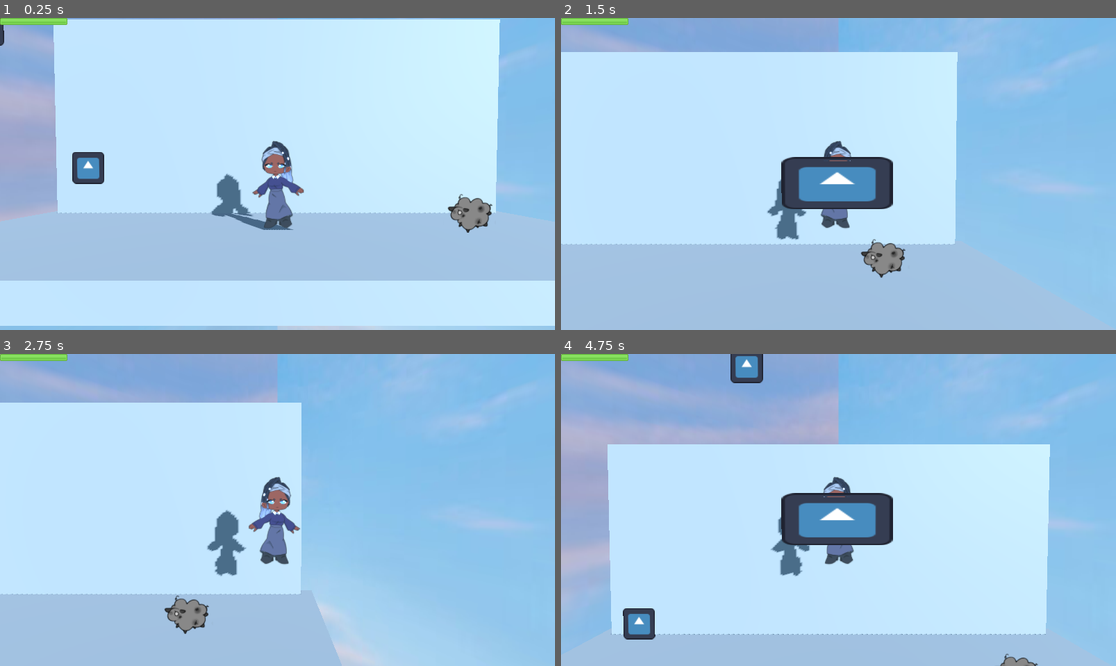
Above: before the commit, frames 1-4 (two rows, left to right).
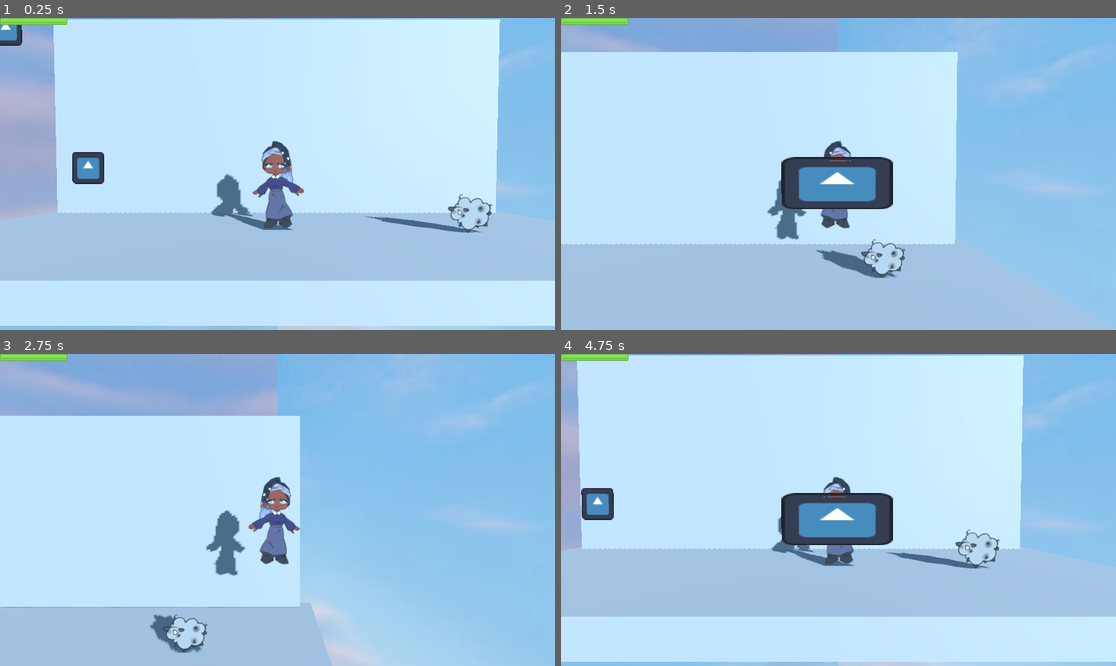
Above: after the commit, the same moments.

Repository: m-tsoi/Dust-Busters
Game: Godot game, scene res://scenes/levels/level.tscn
The game is run twice, just before and just after one commit, with the same random seed, the same clock (stepped at 60 frames per second) and the same inputs. The engine's default icon, where the game draws it, is replaced by a stand-in: a white triangle on a blue panel in a dark square.
Inputs:
- Up to frame 1 (0.25 s): no input
- Up to frame 2 (1.5 s): hold Right (move_right) 0.53-1.28 s; hold Space (jump) 0.53-1.28 s; hold Down (ui_down) from 1.28 s (still down); tap Z (basic_attack) at 1.35 s
- Up to frame 3 (2.75 s): tap Space (jump) at 1.52, 1.55, 1.82 s; release Down (ui_down) at 2.03 s; hold Right (move_right) from 2.03 s (still down); hold Space (jump) from 2.03 s (still down)
- Up to frame 4 (4.75 s): release Right (move_right) at 2.78 s; release Space (jump) at 2.78 s; hold Up (ui_up) 2.78-3.53 s; tap Z (basic_attack) at 2.85, 4.35 s; tap Space (jump) at 3.02, 3.05, 3.32, 4.52, 4.55 s; hold Space (jump) 3.53-4.28 s; hold Left (move_left) from 3.53 s (still down)

The runs differ from the first frame. In frame 1, 1.1% of the frame differs, in the area x 0-89%, y 2-69%; in frame 2, 1.0%; in frame 3, 5.9%; in frame 4, 54%, in the area x 0-100%, y 0-100%.

Commit message:
Add knockback for player, change movement a bit, reduce the size of player's collisionbox

Diff:
--- a/scenes/enemies/enemy.tscn
+++ b/scenes/enemies/enemy.tscn
@@ -4,6 +4,7 @@
 [ext_resource type="Script" path="res://scenes/enemies/enemy.gd" id="1_vbh3x"]
 
 [sub_resource type="BoxShape3D" id="BoxShape3D_c504w"]
+size = Vector3(0.921112, 1, 1)
 
 [node name="Enemy" type="RigidBody3D"]
 collision_layer = 4
@@ -12,6 +13,8 @@
 
 [node name="Sprite3D" type="Sprite3D" parent="."]
 transform = Transform3D(0.2, 0, 0, 0, 0.2, 0, 0, 0, 0.2, 0, 0, 0)
+shaded = true
+alpha_cut = 2
 texture = ExtResource("1_4y3gl")
 
 [node name="CollisionShape3D" type="CollisionShape3D" parent="."]
--- a/scenes/levels/level.tscn
+++ b/scenes/levels/level.tscn
@@ -49,7 +49,7 @@
 transform = Transform3D(1, 0, 0, 0, 1, 0, 0, 0, 1, -15.0611, 3.80907, 0)
 
 [node name="CleanableObject2" parent="Cleanables" instance=ExtResource("4_lkt5i")]
-transform = Transform3D(1, 0, 0, 0, 1, 0, 0, 0, 1, -22.8033, 14.7539, 0)
+transform = Transform3D(1, 0, 0, 0, 1, 0, 0, 0, 1, -21.3744, 14.7539, 0)
 
 [node name="CleanableObject3" parent="Cleanables" instance=ExtResource("4_lkt5i")]
 transform = Transform3D(1, 0, 0, 0, 1, 0, 0, 0, 1, -6.15259, 24.3607, 0)
--- a/scenes/player/player.gd
+++ b/scenes/player/player.gd
@@ -13,6 +13,7 @@
 var enemies_touching: int = 0
 var invulnerable: bool = false
 var is_facing_left: bool = true
+var knockback: Vector3
 
 func _process(delta):
 	# Basic attack
@@ -64,6 +65,14 @@
 	invulnerable = false
 
 func _on_hurtbox_area_shape_entered(area_rid, area, area_shape_index, local_shape_index):
+	var raw_knockback = self.global_position.direction_to(area.global_position) * 20
+	if raw_knockback.x > 0:
+		print("Knockback to the left")
+		knockback = Vector3(-45, 5, 0)
+	elif raw_knockback.x < 0:
+		print("Knockback to the right")
+		knockback = Vector3(45, 5, 0)
+
 	enemies_touching += 1
 	print("Area ", area_rid, " ", area, " entered player's hurtbox")
 
@@ -75,12 +84,12 @@
 func _physics_process(delta):
 	# Add the gravity.
 	var current_speed = SPEED
-	if not is_on_floor():
+	if not is_on_floor() and velocity.y > -100:
 		velocity.y -= gravity * delta
 		current_speed = current_speed / 1.5
 
 	# Handle Jump.
-	if Input.is_action_just_pressed("jump") and is_on_floor():
+	if Input.is_action_pressed("jump") and is_on_floor():
 		velocity.y = JUMP_VELOCITY
 
 	# Get the input direction and handle the movement/deceleration.
@@ -89,9 +98,17 @@
 	var direction = (transform.basis * Vector3(input_dir.x, 0, input_dir.y)).normalized()
 	if direction:
 		velocity.x = direction.x * current_speed
-		velocity.z = direction.z * current_speed
 	else:
 		velocity.x = move_toward(velocity.x, 0, current_speed)
-		velocity.z = move_toward(velocity.z, 0, current_speed)
+
+	if knockback != Vector3.ZERO:
+		velocity.x = knockback.x
+		if velocity.y + knockback.y > JUMP_VELOCITY:
+			velocity.y = JUMP_VELOCITY
+		else:
+			velocity.y += knockback.y
+		knockback = lerp(knockback, Vector3.ZERO, 0.2)
+		if knockback.length() < 1:
+			knockback = Vector3.ZERO
 
 	move_and_slide()
--- a/scenes/player/player.tscn
+++ b/scenes/player/player.tscn
@@ -4,7 +4,7 @@
 [ext_resource type="Texture2D" uid="uid://di0dylbkcnc7w" path="res://graphics/blue.png" id="2_roo1q"]
 
 [sub_resource type="CapsuleShape3D" id="CapsuleShape3D_o0btn"]
-radius = 2.4655
+radius = 1.67471
 height = 7.0
 
 [node name="Player" type="CharacterBody3D" groups=["player_basic_attack", "player_special_attack"]]
